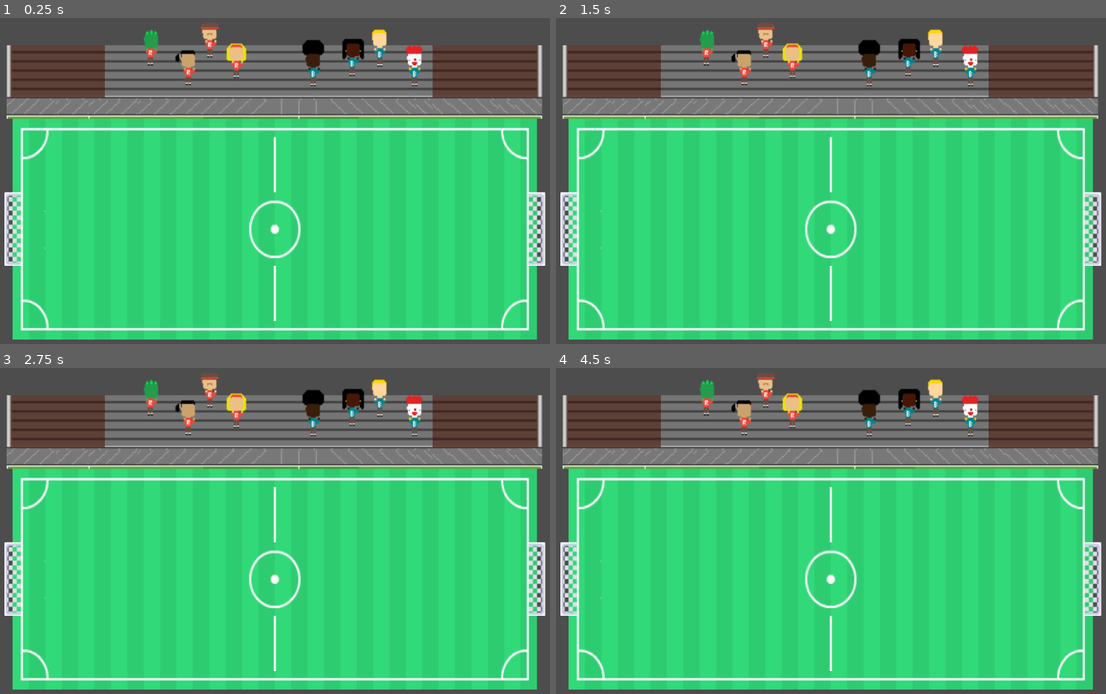
Above: before the commit, frames 1-4 (two rows, left to right).
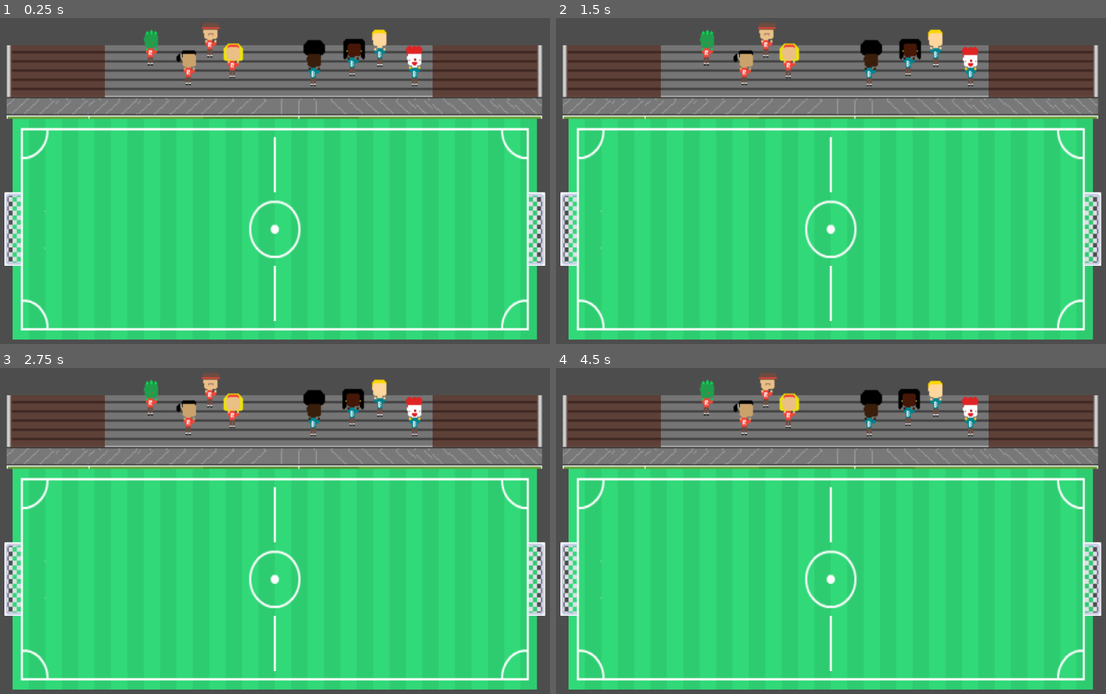
Above: after the commit, the same moments.

Repository: HatakekkSheeshh/Tiny_Football
Game: Godot game, scene res://Scenes/tilemap.tscn
Two runs of this game, one before a commit and one after it. Both use one fixed random seed, a clock stepped at 60 frames per second and the inputs below.
Inputs:
- Up to frame 1 (0.25 s): no input
- Up to frame 2 (1.5 s): hold D (ui_right, bound only after the commit) 0.53-1.28 s; hold S (ui_down, bound only after the commit) from 1.28 s (still down)
- Up to frame 3 (2.75 s): release S (ui_down, bound only after the commit) at 2.03 s; hold D (ui_right, bound only after the commit) from 2.03 s (still down)
- Up to frame 4 (4.5 s): release D (ui_right, bound only after the commit) at 2.78 s; hold W (ui_up, bound only after the commit) 2.78-3.53 s; hold Left (ui_left, bound only before the commit) from 3.53 s (still down)

The runs differ from the first frame. In frame 1, 0.4% of the frame differs, in the area x 31-77%, y 2-19%; in frame 2, 0.6%; in frame 3, 0.5%; in frame 4, 0.6%.

Commit message:
Update the audience's animation script

Diff:
--- /dev/null
+++ b/kick-&-score/GameObject/audience.gd
@@ -0,0 +1,27 @@
+extends Node2D
+
+# Array to hold references to Sprite2D nodes
+var sprites: Array = []
+
+func _ready():
+	# Get all Sprite2D nodes as children of this node
+	sprites = get_children().filter(is_sprite2d)
+
+	if sprites.size() != 8:
+		print("Warning: Expected 8 Sprite2D nodes, but found %d" % sprites.size())
+
+	# Start animations for all sprites
+	for sprite in sprites:
+		start_animation(sprite)
+
+# Function to check if a node is a Sprite2D
+func is_sprite2d(node: Node) -> bool:
+	return node is Sprite2D
+
+# Function to start animation for a Sprite2D
+func start_animation(sprite: Sprite2D):
+	var animation_player = sprite.get_node("AnimationPlayer")
+	if animation_player:
+		animation_player.play("default")  # Replace "default" with your animation name
+	else:
+		print("Error: AnimationPlayer not found for %s" % sprite.name)
--- /dev/null
+++ b/kick-&-score/GameObject/obstacles.gd
@@ -0,0 +1,28 @@
+extends CharacterBody2D
+
+# Movement speed of the player
+@export var speed: float = 200.0
+
+func _physics_process(_delta: float) -> void:
+	# Reset velocity
+	var input_velocity = Vector2.ZERO
+
+	# Check for input (ASWD keys)
+	if Input.is_action_pressed("ui_left"):  # A key
+		input_velocity.x -= 1
+	if Input.is_action_pressed("ui_right"):  # D key
+		input_velocity.x += 1
+	if Input.is_action_pressed("ui_up"):  # W key
+		input_velocity.y -= 1
+	if Input.is_action_pressed("ui_down"):  # S key
+		input_velocity.y += 1
+
+	# Normalize input velocity to prevent faster diagonal movement
+	if input_velocity.length() > 0:
+		input_velocity = input_velocity.normalized() * speed
+
+	# Update the velocity property
+	velocity = input_velocity
+
+	# Move the player using move_and_slide()
+	move_and_slide()
--- a/kick-&-score/GameObject/obstacles.tscn
+++ b/kick-&-score/GameObject/obstacles.tscn
@@ -101,6 +101,7 @@
 height = 18.0
 
 [node name="Obstacles" type="Node2D"]
+scale = Vector2(2, 2)
 
 [node name="AnimatedSprite2D" type="AnimatedSprite2D" parent="."]
 sprite_frames = SubResource("SpriteFrames_lubh5")
@@ -110,5 +111,5 @@
 [node name="CharacterBody2D" type="CharacterBody2D" parent="."]
 
 [node name="CollisionShape2D" type="CollisionShape2D" parent="CharacterBody2D"]
-visible = false
 shape = SubResource("CapsuleShape2D_ndyk5")
+disabled = true
--- /dev/null
+++ b/kick-&-score/Scenes/a_1.gd
@@ -0,0 +1,11 @@
+extends Node2D
+
+# Declare a variable to reference the AnimatedSprite2D node
+@onready var sprite_animation: AnimatedSprite2D = $AnimatedSprite2D
+
+func _ready():
+	# Start the animation when the scene is ready
+	start_animation("default")
+
+func start_animation(animation_name: String) -> void:
+		sprite_animation.play(animation_name)
--- /dev/null
+++ b/kick-&-score/Scenes/animated_sprite_2d.gd
@@ -0,0 +1 @@
+extends AnimatedSprite2D
--- a/kick-&-score/Scenes/tilemap.tscn
+++ b/kick-&-score/Scenes/tilemap.tscn
@@ -8,6 +8,7 @@
 [ext_resource type="Texture2D" uid="uid://ccbdo8t46rja5" path="res://Assets/kenney_sports-pack/Tilesheet/groundGrass_mown.png" id="6_symy8"]
 [ext_resource type="Texture2D" uid="uid://cxg03wlueqrri" path="res://Assets/kenney_sports-pack/Tilesheet/groundIce_red.png" id="7_75hpu"]
 [ext_resource type="Texture2D" uid="uid://cgj5gbv0wd38y" path="res://Assets/Soccorpia Asset Pack/Soccorpia Asset Pack/Audience Sheets/Competitor Audience Booing (1) Sheet.png" id="8_bi1hd"]
+[ext_resource type="Script" uid="uid://bry32xyvtdlsd" path="res://Scenes/a_1.gd" id="9_bhngk"]
 [ext_resource type="Texture2D" uid="uid://j6a0bkvgo35d" path="res://Assets/Soccorpia Asset Pack/Soccorpia Asset Pack/Audience Sheets/Competitor Audience Booing (8) Sheet.png" id="9_ehoth"]
 [ext_resource type="Texture2D" uid="uid://bih8qeul4cxc7" path="res://Assets/Soccorpia Asset Pack/Soccorpia Asset Pack/Audience Sheets/Competitor Audience Booing (2) Sheet.png" id="10_nkvct"]
 [ext_resource type="Texture2D" uid="uid://c7xd6v3cybegm" path="res://Assets/Soccorpia Asset Pack/Soccorpia Asset Pack/Audience Sheets/Competitor Audience Booing (10) Sheet.png" id="10_vyly5"]
@@ -17896,72 +17897,82 @@
 tile_map_data = PackedByteArray("AAAAAPv/BAAEAAAAAAAAAPz/BAAEAAAAAAAAAP3/BAALAAAAAAAAAP7/BAAYAAAAAAABAPv/BAAEAAAAAAABAP …(2032 unchanged characters)…
 tile_set = SubResource("TileSet_wsu2k")
 
-[node name="Audience1" type="Node2D" parent="."]
+[node name="Node2D" type="Node2D" parent="."]
+
+[node name="A1" type="Node2D" parent="Node2D"]
 position = Vector2(76, -1)
+script = ExtResource("9_bhngk")
 
-[node name="AnimatedSprite2D" type="AnimatedSprite2D" parent="Audience1"]
+[node name="AnimatedSprite2D" type="AnimatedSprite2D" parent="Node2D/A1"]
 position = Vector2(2, -63)
 sprite_frames = SubResource("SpriteFrames_ehoth")
-frame_progress = 0.110607766
+frame_progress = 0.56368196
 
-[node name="Audience7" type="Node2D" parent="."]
-position = Vector2(123, -9)
+[node name="A2" type="Node2D" parent="Node2D"]
+position = Vector2(119, -9)
+script = ExtResource("9_bhngk")
 
-[node name="AnimatedSprite2D" type="AnimatedSprite2D" parent="Audience7"]
+[node name="AnimatedSprite2D" type="AnimatedSprite2D" parent="Node2D/A2"]
 position = Vector2(2, -63)
 sprite_frames = SubResource("SpriteFrames_kqfkx")
 frame_progress = 0.5358569
 
-[node name="Audience8" type="Node2D" parent="."]
+[node name="A3" type="Node2D" parent="Node2D"]
 position = Vector2(39, -18)
+script = ExtResource("9_bhngk")
 
-[node name="AnimatedSprite2D" type="AnimatedSprite2D" parent="Audience8"]
+[node name="AnimatedSprite2D" type="AnimatedSprite2D" parent="Node2D/A3"]
 position = Vector2(2, -63)
 sprite_frames = SubResource("SpriteFrames_f168p")
 frame_progress = 0.18162645
 
-[node name="Audience2" type="Node2D" parent="."]
+[node name="A4" type="Node2D" parent="Node2D"]
 position = Vector2(97, -26)
+script = ExtResource("9_bhngk")
 
-[node name="AnimatedSprite2D" type="AnimatedSprite2D" parent="Audience2"]
+[node name="AnimatedSprite2D" type="AnimatedSprite2D" parent="Node2D/A4"]
 position = Vector2(2, -63)
 sprite_frames = SubResource("SpriteFrames_njqfi")
 frame_progress = 0.98450714
 
-[node name="Audience3" type="Node2D" parent="."]
+[node name="B1" type="Node2D" parent="Node2D"]
 position = Vector2(198, -1)
+script = ExtResource("9_bhngk")
 
-[node name="AnimatedSprite2D" type="AnimatedSprite2D" parent="Audience3"]
+[node name="AnimatedSprite2D" type="AnimatedSprite2D" parent="Node2D/B1"]
 position = Vector2(2, -63)
 sprite_frames = SubResource("SpriteFrames_p7s8c")
 frame_progress = 0.39218587
 
-[node name="Audience4" type="Node2D" parent="."]
+[node name="B2" type="Node2D" parent="Node2D"]
 position = Vector2(154, -11)
+script = ExtResource("9_bhngk")
 
-[node name="AnimatedSprite2D" type="AnimatedSprite2D" parent="Audience4"]
+[node name="AnimatedSprite2D" type="AnimatedSprite2D" parent="Node2D/B2"]
 position = Vector2(84, -62)
 sprite_frames = SubResource("SpriteFrames_0yelx")
 frame_progress = 0.59108824
 
-[node name="Audience5" type="Node2D" parent="."]
+[node name="B3" type="Node2D" parent="Node2D"]
 position = Vector2(263, -18)
+script = ExtResource("9_bhngk")
 
-[node name="AnimatedSprite2D" type="AnimatedSprite2D" parent="Audience5"]
+[node name="AnimatedSprite2D" type="AnimatedSprite2D" parent="Node2D/B3"]
 position = Vector2(2, -63)
 sprite_frames = SubResource("SpriteFrames_3e32w")
 frame_progress = 0.29971427
 
-[node name="Audience6" type="Node2D" parent="."]
+[node name="B4" type="Node2D" parent="Node2D"]
 position = Vector2(111, -24)
+script = ExtResource("9_bhngk")
 
-[node name="AnimatedSprite2D" type="AnimatedSprite2D" parent="Audience6"]
+[node name="AnimatedSprite2D" type="AnimatedSprite2D" parent="Node2D/B4"]
 position = Vector2(188, -40)
 sprite_frames = SubResource("SpriteFrames_qsrhp")
 frame_progress = 0.3926261
 
-[node name="Camera2D" type="Camera2D" parent="Audience6"]
-position = Vector2(47, 63)
+[node name="Camera2D" type="Camera2D" parent="."]
+position = Vector2(158, 39)
 scale = Vector2(2.2904494, 0.3199991)
 zoom = Vector2(2, 2.25)
 position_smoothing_enabled = true
--- a/kick-&-score/project.godot
+++ b/kick-&-score/project.godot
@@ -14,3 +14,34 @@
 run/main_scene="uid://bhnvfig8rs04g"
 config/features=PackedStringArray("4.5", "Forward Plus")
 config/icon="res://icon.svg"
+
+[input]
+
+ui_left={
+"deadzone": 0.5,
+"events": [Object(InputEventKey,"resource_local_to_scene":false,"resource_name":"","device":-1,"window_id":0,"alt_pressed":false,"shift_pressed":true,"ctrl_pressed":false,"meta_pressed":false,"pressed":false,"keycode":65,"physical_keycode":0,"key_label":0,"unicode":65,"location":0,"echo":false,"script":null)
+, Object(InputEventJoypadButton,"resource_local_to_scene":false,"resource_name":"","device":0,"button_index":13,"pressure":0.0,"pressed":false,"script":null)
+, Object(InputEventJoypadMotion,"resource_local_to_scene":false,"resource_name":"","device":0,"axis":0,"axis_value":-1.0,"script":null)
+]
+}
+ui_right={
+"deadzone": 0.5,
+"events": [Object(InputEventKey,"resource_local_to_scene":false,"resource_name":"","device":-1,"window_id":0,"alt_pressed":false,"shift_pressed":false,"ctrl_pressed":false,"meta_pressed":false,"pressed":false,"keycode":68,"physical_keycode":0,"key_label":0,"unicode":100,"location":0,"echo":false,"script":null)
+, Object(InputEventJoypadButton,"resource_local_to_scene":false,"resource_name":"","device":0,"button_index":14,"pressure":0.0,"pressed":false,"script":null)
+, Object(InputEventJoypadMotion,"resource_local_to_scene":false,"resource_name":"","device":0,"axis":0,"axis_value":1.0,"script":null)
+]
+}
+ui_up={
+"deadzone": 0.5,
+"events": [Object(InputEventKey,"resource_local_to_scene":false,"resource_name":"","device":-1,"window_id":0,"alt_pressed":false,"shift_pressed":false,"ctrl_pressed":false,"meta_pressed":false,"pressed":false,"keycode":87,"physical_keycode":0,"key_label":0,"unicode":119,"location":0,"echo":false,"script":null)
+, Object(InputEventJoypadButton,"resource_local_to_scene":false,"resource_name":"","device":0,"button_index":11,"pressure":0.0,"pressed":false,"script":null)
+, Object(InputEventJoypadMotion,"resource_local_to_scene":false,"resource_name":"","device":0,"axis":1,"axis_value":-1.0,"script":null)
+]
+}
+ui_down={
+"deadzone": 0.5,
+"events": [Object(InputEventKey,"resource_local_to_scene":false,"resource_name":"","device":-1,"window_id":0,"alt_pressed":false,"shift_pressed":false,"ctrl_pressed":false,"meta_pressed":false,"pressed":false,"keycode":83,"physical_keycode":0,"key_label":0,"unicode":115,"location":0,"echo":false,"script":null)
+, Object(InputEventJoypadButton,"resource_local_to_scene":false,"resource_name":"","device":0,"button_index":12,"pressure":0.0,"pressed":false,"script":null)
+, Object(InputEventJoypadMotion,"resource_local_to_scene":false,"resource_name":"","device":0,"axis":1,"axis_value":1.0,"script":null)
+]
+}
Not shown, added: kick-&-score/GameObject/audience.gd.uid
Not shown, added: kick-&-score/GameObject/obstacles.gd.uid
Not shown, added: kick-&-score/Scenes/a_1.gd.uid
Not shown, added: kick-&-score/Scenes/animated_sprite_2d.gd.uid
Not shown: 1 places in kick-&-score/Scenes/tilemap.tscn that only renumber resources
